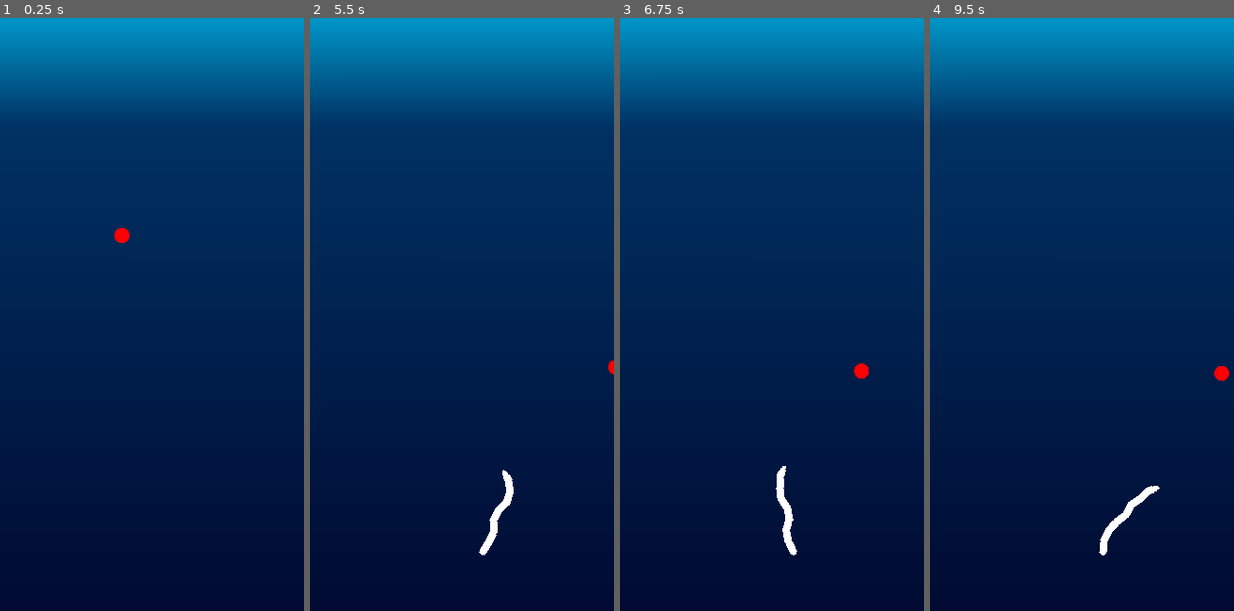
Above: before the commit, frames 1-4 (left to right).
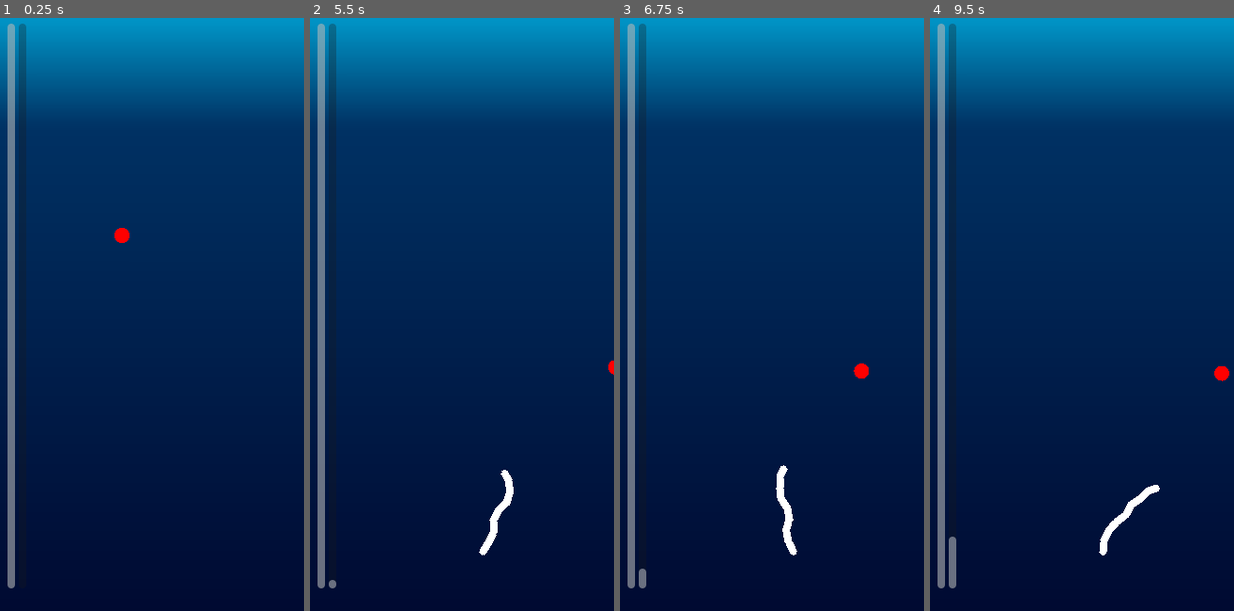
Above: after the commit, the same moments.

Repository: the-alex-g/LD57
Game: Godot game, scene res://world/world.tscn
Two runs of this game, one before a commit and one after it. Both use one fixed random seed, a clock stepped at 60 frames per second and the inputs below. The engine's default icon, where the game draws it, is replaced by a stand-in: a white triangle on a blue panel in a dark square.
Inputs (mouse positions are in pixels of both pictures, inside the frame that each line leads up to):
- Up to frame 1 (0.25 s): no input
- Up to frame 2 (5.5 s): tap Enter at 0.5, 3.5, 5 s; move the mouse to (528, 272) at 0.52 s; hold D (right) 0.53-1.28 s; click (528, 272) at 0.77 s; move the mouse to (401, 338) at 1.27 s; hold S (down) 1.28-2.03 s; click (401, 338) at 1.52 s; move the mouse to (492, 172) at 2.02 s; hold D (right) 2.03-2.78 s; tap Space at 2.75, 4.25 s; move the mouse to (446, 427) at 2.77 s; hold W (up) 2.78-3.53 s; click (446, 427) at 3.02 s; move the mouse to (553, 397) at 3.52 s; hold A (left) 3.53-5.03 s; click (553, 397) at 3.77 s; move the mouse to (370, 213) at 4.27 s; click (370, 213) at 4.52 s; move the mouse to (477, 308) at 5.02 s; hold S (down) from 5.03 s (still down)
- Up to frame 3 (6.75 s): move the mouse to (726, 154) at 5.77 s; release S (down) at 5.78 s; hold D (right) 5.78-6.53 s; click (726, 154) at 6.02 s; move the mouse to (838, 272) at 6.52 s; hold W (up) from 6.53 s (still down)
- Up to frame 4 (9.5 s): click (1148, 272) at 6.77 s; move the mouse to (1021, 338) at 7.27 s; release W (up) at 7.28 s; hold D (right) 7.28-8.03 s; click (1021, 338) at 7.52 s; move the mouse to (1112, 172) at 8.02 s; hold S (down) 8.03-8.78 s; move the mouse to (1066, 427) at 8.77 s; hold A (left) from 8.78 s (still down); click (1066, 427) at 9.02 s

The runs differ from the first frame. In frame 1, 2.7% of the frame differs, in the area x 2-9%, y 0-97%; in frame 2, 2.8%; in frame 3, 2.8%; in frame 4, 3.0%, in the area x 2-76%, y 0-97%.

Commit message:
Add tracking health and corruption

Diff:
--- a/project/player/player.gd
+++ b/project/player/player.gd
@@ -1,15 +1,31 @@
 class_name Player
 extends CharacterBody2D
+
+signal update_health(new_value: int)
 
 @export var min_friction := 0.05
 @export var max_friction := 1.0
 @export var min_accel := 100.0
 @export var max_accel := 200.0
+@export var min_heal_time := 1.0
+@export var max_heal_time := 10.0
+@export var min_corruption_reduction := 1.0
+@export var max_corruption_reduction := 10.0
 @export var jump_radius := 50.0
 @export var jump_accel := 50.0
 
 var inertia := Vector2.ZERO
+var _heal_clock := 0.0
 var _can_jump := true
+var _health := 10 :
+	set(value):
+		if value > 10:
+			_health = 10
+		elif value < 0:
+			_health = 0
+		else:
+			_health = value
+		update_health.emit(_health)
 
 @onready var screen_height := DisplayServer.window_get_size().y
 
@@ -27,6 +43,19 @@
 	if _can_jump and Input.is_action_just_pressed("jump"):
 		_jump()
 
+	_heal_clock += delta
+	if _heal_clock >= get_heal_time():
+		_health += 1
+		_heal_clock -= get_heal_time()
+
+
+func get_corruption_reduction() -> float:
+	return depth_lerp(min_corruption_reduction, max_corruption_reduction)
+
+
+func get_heal_time() -> float:
+	return depth_lerp(min_heal_time, max_heal_time)
+
 
 func get_accel() -> float:
 	return depth_lerp(max_accel, min_accel)
@@ -36,8 +65,8 @@
 	return depth_lerp(min_friction, max_friction)
 
 
-func depth_lerp(min_val: float, max_val: float) -> float:
-	return lerpf(min_val, max_val, get_depth())
+func depth_lerp(a: float, b: float) -> float:
+	return lerpf(a, b, get_depth())
 
 
 func get_depth() -> float:
@@ -75,7 +104,8 @@
 
 
 func damage() -> void:
-	print("ouch!")
+	_health -= 1
+	_heal_clock = 0.0
 
 
 func _draw() -> void:
--- a/project/tentacle/tentacle.gd
+++ b/project/tentacle/tentacle.gd
@@ -3,14 +3,20 @@
 @export var damage_cooldown_time := 0.5
 
 var _can_hurt_player := true
+var length := 0
 
 
-func build_tentacle(length: int, last_segment = null) -> void:
-	if length > 0:
-		if last_segment:
-			build_tentacle(length - 1, _add_segment_to(last_segment, length == 1))
-		else:
-			build_tentacle(length - 1, _add_segment_to(last_segment, length == 1))
+func build_tentacle(new_length: int) -> void:
+	length = new_length
+	_create_tentacle_chain(length)
+
+
+func _create_tentacle_chain(remaining_length: int, last_segment = null) -> void:
+	if remaining_length > 0:
+		_create_tentacle_chain(
+			remaining_length - 1,
+			_add_segment_to(last_segment, length == 1)
+		)
 
 
 func _add_segment_to(previous_segment: TentacleSegment, is_tip: bool) -> TentacleSegment:
@@ -34,6 +40,7 @@
 		queue_free()
 	else:
 		severed_area.queue_free()
+		length -= severed_area.length()
 		new_tip.tip = true
 
 
--- a/project/tentacle/tentacle_segments/segment.gd
+++ b/project/tentacle/tentacle_segments/segment.gd
@@ -33,3 +33,10 @@
 func _on_body_entered(body: Node2D) -> void:
 	if body is Player:
 		hit_player.emit(body)
+
+
+func length() -> int:
+	if get_child_count() == 4:
+		return 1 + get_child(3).length()
+	else:
+		return 1
--- a/project/tentacle/tentacle_spawner.gd
+++ b/project/tentacle/tentacle_spawner.gd
@@ -1,4 +1,6 @@
 extends Node2D
+
+signal increase_corruption(amount: float)
 
 @onready var _path_follow := $Path2D/PathFollow2D
 @onready var _tentacle_container := $TentacleContainer
@@ -14,3 +16,10 @@
 	_tentacle_container.add_child(tentacle)
 	tentacle.transform = _path_follow.transform
 	tentacle.build_tentacle(6 + randi() % 5)
+
+
+func _process(delta: float) -> void:
+	var corruption := 0.0
+	for tentacle in _tentacle_container.get_children():
+		corruption += tentacle.length
+	increase_corruption.emit(corruption * delta)
--- /dev/null
+++ b/project/world/hud.gd
@@ -0,0 +1,12 @@
+extends CanvasLayer
+
+@onready var _healthbar := $HBoxContainer/HealthBar
+@onready var _corruption_bar := $HBoxContainer/CorruptionBar
+
+
+func _on_player_update_health(new_value: int) -> void:
+	_healthbar.value = new_value
+
+
+func _on_world_update_corruption(new_value: float) -> void:
+	_corruption_bar.value = new_value
--- /dev/null
+++ b/project/world/hud.tscn
@@ -0,0 +1,32 @@
+[gd_scene load_steps=2 format=3 uid="uid://dyf8738b3iwtk"]
+
+[ext_resource type="Script" uid="uid://bpxets0yjawm8" path="res://world/hud.gd" id="1_oerii"]
+
+[node name="HUD" type="CanvasLayer"]
+script = ExtResource("1_oerii")
+
+[node name="HBoxContainer" type="HBoxContainer" parent="."]
+anchors_preset = 9
+anchor_bottom = 1.0
+offset_left = 8.0
+offset_top = 24.0
+offset_right = 28.0
+offset_bottom = -24.0
+grow_vertical = 2
+
+[node name="HealthBar" type="ProgressBar" parent="HBoxContainer"]
+custom_minimum_size = Vector2(8, 0)
+layout_mode = 2
+size_flags_vertical = 1
+max_value = 10.0
+step = 1.0
+value = 10.0
+fill_mode = 3
+show_percentage = false
+
+[node name="CorruptionBar" type="ProgressBar" parent="HBoxContainer"]
+custom_minimum_size = Vector2(8, 0)
+layout_mode = 2
+size_flags_vertical = 1
+fill_mode = 3
+show_percentage = false
--- /dev/null
+++ b/project/world/world.gd
@@ -0,0 +1,22 @@
+extends Node2D
+
+signal update_corruption(new_value: float)
+
+@onready var _player := $Player
+
+
+var corruption := 0.0 :
+	set(value):
+		if value > 0.0:
+			corruption = value
+		else:
+			corruption = 0.0
+		update_corruption.emit(corruption)
+
+
+func _process(delta: float) -> void:
+	corruption -= _player.get_corruption_reduction() * delta
+
+
+func _on_tentacle_spawner_increase_corruption(amount: float) -> void:
+	corruption += amount
--- a/project/world/world.tscn
+++ b/project/world/world.tscn
@@ -1,9 +1,11 @@
-[gd_scene load_steps=8 format=3 uid="uid://seurifg8ru1w"]
+[gd_scene load_steps=10 format=3 uid="uid://seurifg8ru1w"]
 
+[ext_resource type="Script" uid="uid://bls7hj6hai30g" path="res://world/world.gd" id="1_fn3g3"]
 [ext_resource type="Shader" uid="uid://pdqny4puen1e" path="res://world/water_backdrop.gdshader" id="1_h5o24"]
 [ext_resource type="PackedScene" uid="uid://c8y5djf4j8k31" path="res://player/player.tscn" id="1_tcf2h"]
 [ext_resource type="Texture2D" uid="uid://dkm7gmxvhlpkh" path="res://icon.svg" id="2_mmdvd"]
 [ext_resource type="PackedScene" uid="uid://bd7ryw1loa8vn" path="res://tentacle/tentacle_spawner.tscn" id="4_h5o24"]
+[ext_resource type="PackedScene" uid="uid://dyf8738b3iwtk" path="res://world/hud.tscn" id="5_mmdvd"]
 
 [sub_resource type="Gradient" id="Gradient_h5o24"]
 offsets = PackedFloat32Array(0, 0.180328, 1)
@@ -20,6 +22,7 @@
 
 [node name="World" type="Node2D"]
 texture_filter = 1
+script = ExtResource("1_fn3g3")
 
 [node name="WaterBackground" type="Sprite2D" parent="."]
 material = SubResource("ShaderMaterial_fn3g3")
@@ -31,3 +34,9 @@
 
 [node name="Player" parent="." instance=ExtResource("1_tcf2h")]
 position = Vector2(130, 249)
+
+[node name="HUD" parent="." instance=ExtResource("5_mmdvd")]
+
+[connection signal="update_corruption" from="." to="HUD" method="_on_world_update_corruption"]
+[connection signal="increase_corruption" from="TentacleSpawner" to="." method="_on_tentacle_spawner_increase_corruption"]
+[connection signal="update_health" from="Player" to="HUD" method="_on_player_update_health"]
Not shown, added: project/world/hud.gd.uid
Not shown, added: project/world/world.gd.uid
